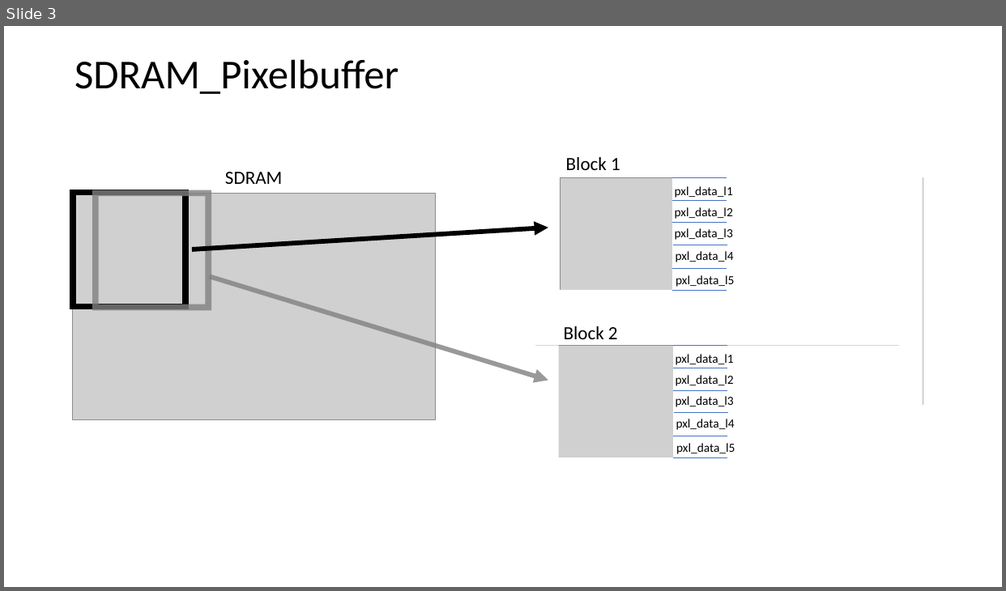
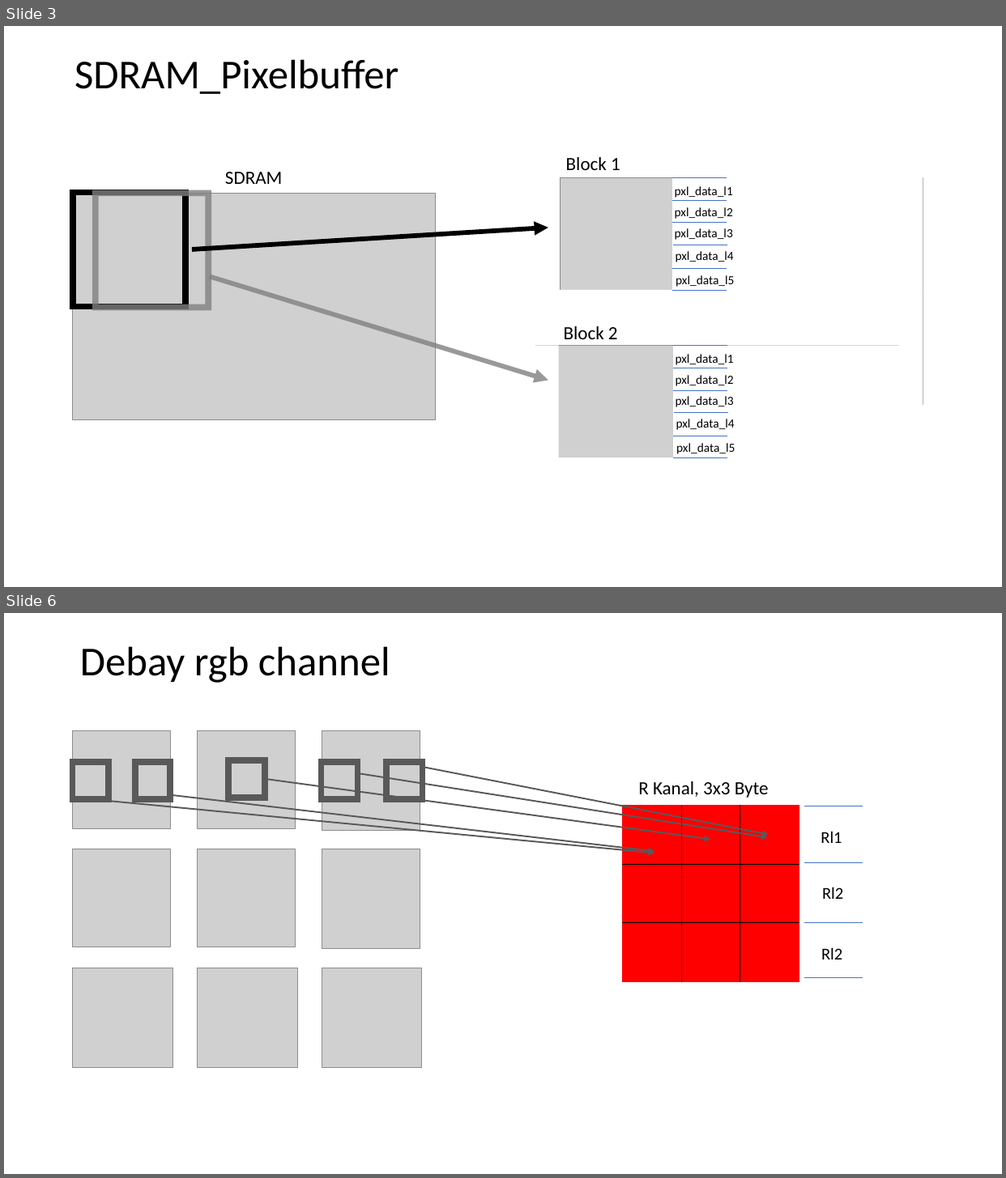
Before and after one commit to Chriss95De/Bachelors-Thesis-VHDL-Pattern-Detection, a slide deck: Dokumentation/Stand Oster/BayerPatternVearbeitung/Grafiken.pptx. Shown one above the other, each under a label of ours: slide 3 before the commit, slides 3 and 6 after it; the slides between them are not shown. The pictures are 1006x591 and 1006x1178 pixels, drawn with LibreOffice and Linux fonts; fonts in the diff are those of the drawing; grey boxes stand for pictures. Boxes give left, top, right and bottom in pixels: in the first picture for what was removed or moved away, otherwise in the second. Text is boxed around its words. In the diff, an @@ line names an element or a change of style, - is before the commit and + after.

```diff
--- a/Dokumentation/Stand Oster/BayerPatternVearbeitung/Grafiken.pptx
+++ b/Dokumentation/Stand Oster/BayerPatternVearbeitung/Grafiken.pptx
@@ slide 6 added at <box>4,613,1002,1174</box>, background #FFFFFF @@
@@ title added at <box>80,646,390,683</box>, 39.6 pt, text #000000 @@
+Debay rgb channel
@@ picture added at <box>72,730,171,828</box> @@
@@ picture added at <box>197,730,296,828</box> @@
@@ picture added at <box>322,730,420,830</box> @@
@@ rectangle added at <box>72,762,108,799</box>, outline #595959 6 pt @@
@@ rectangle added at <box>135,762,170,799</box>, outline #595959 6 pt @@
@@ rectangle added at <box>228,760,266,798</box>, outline #595959 6 pt @@
@@ arrow added from (265, 779) to (710, 839), #595959 1.5 pt @@
@@ rectangle added at <box>322,762,358,799</box>, outline #595959 6 pt @@
@@ arrow added from (358, 773) to (768, 837), #595959 1.5 pt @@
@@ rectangle added at <box>386,762,424,799</box>, outline #595959 6 pt @@
@@ arrow added from (423, 767) to (769, 835), #595959 1.5 pt @@
@@ text added at <box>638,781,769,798</box>, 18 pt, text #000000 @@
+R Kanal, 3x3 Byte
@@ arrow added from (91, 799) to (654, 854), #595959 1.5 pt @@
@@ arrow added from (173, 796) to (654, 852), #595959 1.5 pt @@
@@ table added at <box>622,806,799,982</box>, 3 rows, 3 columns @@
+ |  | 
+ |  | 
+ |  | 
@@ line added from (805, 806) to (863, 806), #4472C4 0.5 pt @@
@@ text added at <box>820,831,842,843</box>, 16 pt, text #000000 @@
+Rl1
@@ picture added at <box>72,850,170,948</box> @@
@@ picture added at <box>197,850,296,948</box> @@
@@ picture added at <box>322,850,421,949</box> @@
@@ line added from (805, 863) to (863, 863), #4472C4 0.5 pt @@
@@ text added at <box>822,887,843,899</box>, 16 pt, text #000000 @@
+Rl2
@@ line added from (805, 923) to (863, 923), #4472C4 0.5 pt @@
@@ text added at <box>821,948,842,960</box>, 16 pt, text #000000 @@
+Rl2
@@ picture added at <box>72,968,172,1067</box> @@
@@ picture added at <box>197,968,297,1068</box> @@
@@ picture added at <box>322,968,423,1068</box> @@
@@ line added from (805, 978) to (863, 978), #4472C4 0.5 pt @@
```
Also in this commit, not shown: 1 slide changed, 2 other slides added, 7 other files.
